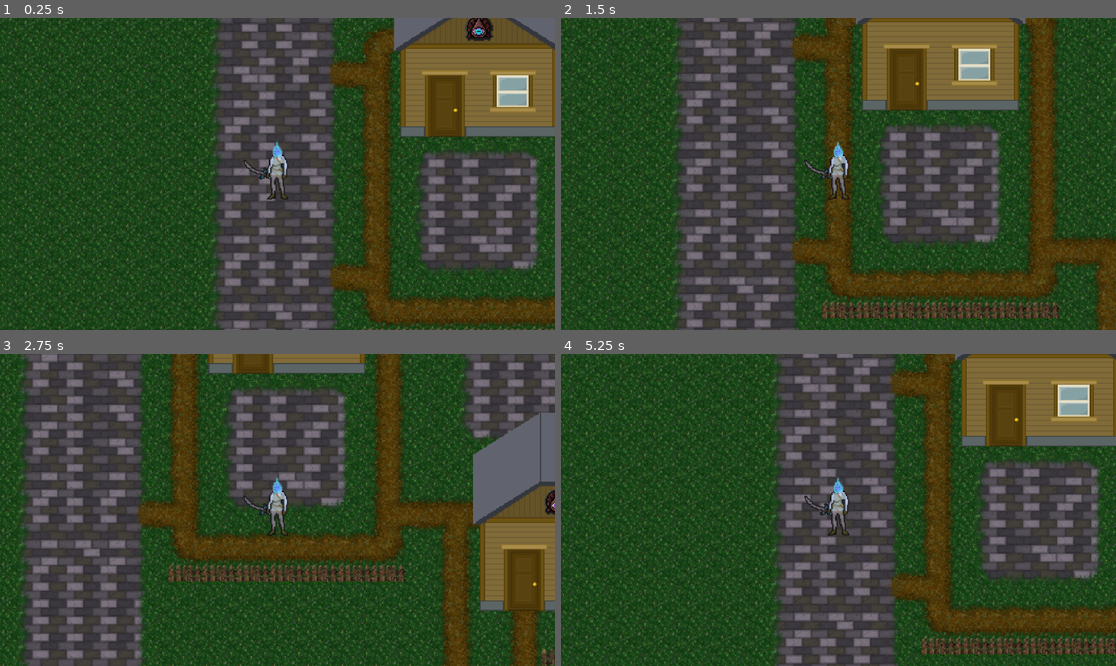
Above: before the commit, frames 1-4 (two rows, left to right).
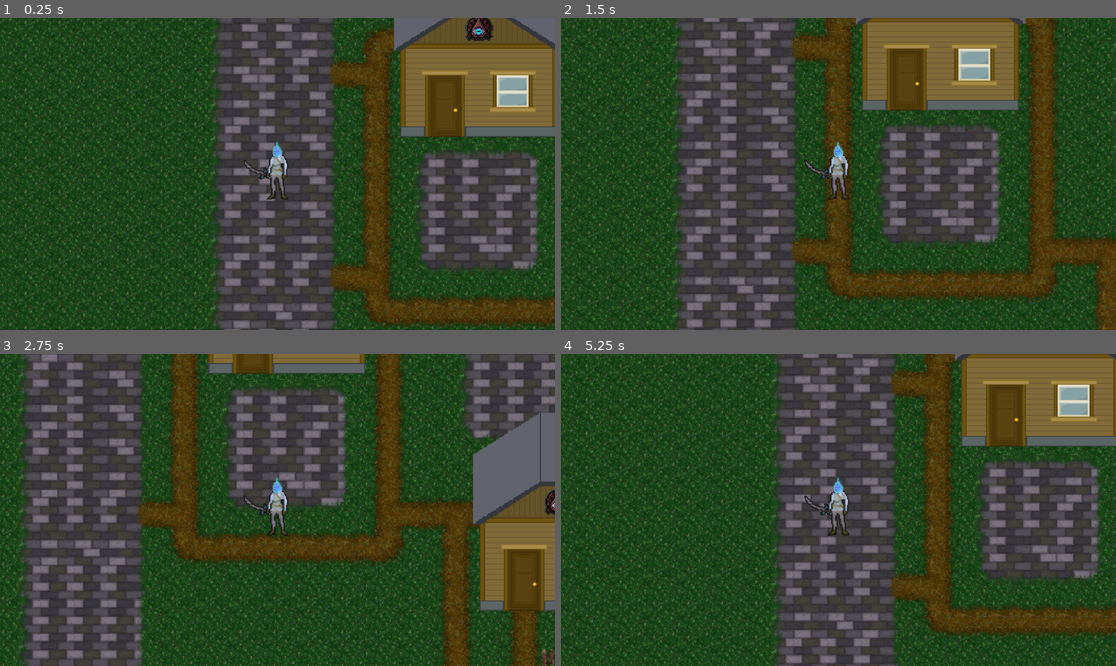
Above: after the commit, the same moments.

Repository: DropTheMag/Eldritch
Game: Godot game, scene res://Main.tscn
Same seed, same stepped clock (60 frames per second), same inputs: the game is played once before the commit and once after it.
Inputs:
- Up to frame 1 (0.25 s): no input
- Up to frame 2 (1.5 s): tap Enter at 0.5 s; hold Right (ui_right) 0.53-1.28 s; hold Down (ui_down) from 1.28 s (still down)
- Up to frame 3 (2.75 s): release Down (ui_down) at 2.03 s; hold Right (ui_right) from 2.03 s (still down)
- Up to frame 4 (5.25 s): release Right (ui_right) at 2.78 s; hold Up (ui_up) 2.78-3.53 s; hold Left (ui_left) 3.53-5.03 s; hold Down (ui_down) from 5.03 s (still down)

The runs differ from the first frame. In frame 1, less than 0.1% of the frame differs, in the area x 65-100%, y 99-100%; in frame 2, 1.8%, in the area x 46-90%, y 91-97%; in frame 3, 1.8%; in frame 4, 1.5%.

Commit message:
New Fences

Diff:
--- a/Main.tscn
+++ b/Main.tscn
@@ -104,6 +104,9 @@
 9:3/0 = 0
 3:3/0 = 0
 3:4/0 = 0
+8:6/0 = 0
+7:6/0 = 0
+6:6/0 = 0
 
 [sub_resource type="TileSet" id="TileSet_aubq3"]
 tile_size = Vector2i(32, 32)
@@ -133,7 +136,7 @@
 z_index = 4
 tile_set = SubResource("TileSet_aubq3")
 format = 2
-layer_0/tile_data = PackedInt32Array(65552, 917504, 2, 655373, 589824, 4, 655374, 589824, 4, 655375, 589824, 4, 655376, 589824, 4, 655377, 589824, 4, 655378, 589824, 4, 655379, 589824, 4, 524312, 917504, 2, 524318, 917504, 2)
+layer_0/tile_data = PackedInt32Array(65552, 917504, 2, 524312, 917504, 2, 524318, 917504, 2, 851981, 393216, 6, 851982, 458752, 6, 851983, 458752, 6, 851984, 458752, 6, 851985, 458752, 6, 851986, 458752, 6, 851987, 524288, 6)
 
 [node name="Player" parent="." instance=ExtResource("2_i5y61")]
 position = Vector2(338, 174)
Binary file changed: Tilemap/Tilemap.png
